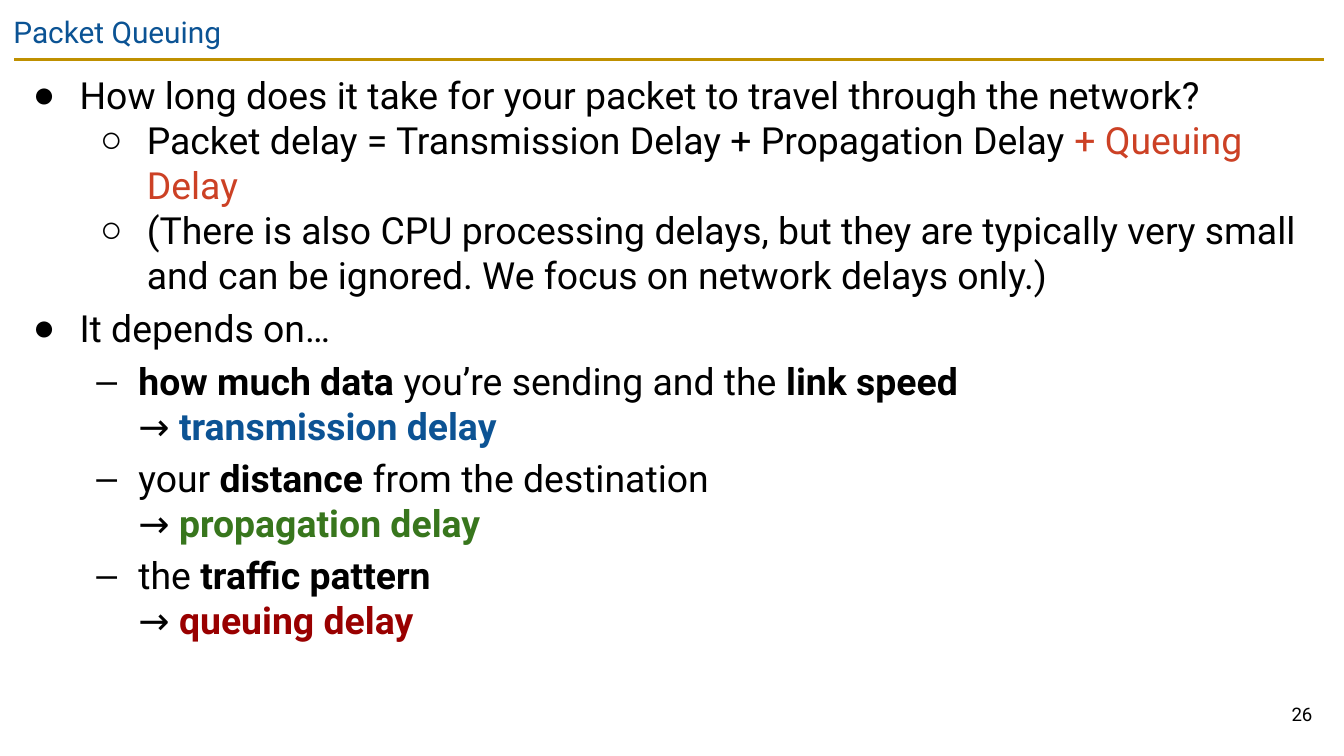
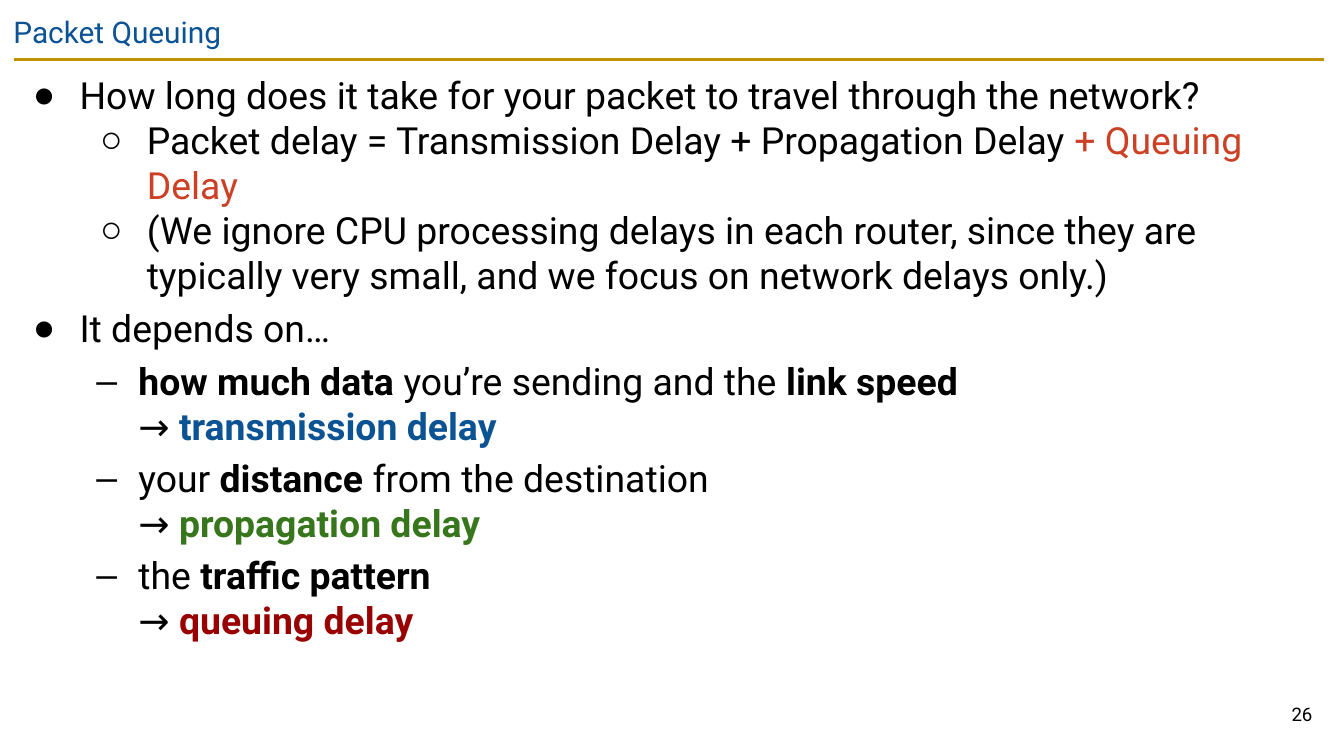
Before and after one commit to guhofstra/CSC175Sp26, a slide deck: slide 26 of PPTs/Lecture 3 - Links.pptx. Drawn at 1344x756 pixels with LibreOffice and Linux fonts; fonts in the diff are those of the drawing. Boxes give left, top, right and bottom in pixels: in the first picture for what was removed or moved away, otherwise in the second. Text is boxed around its words. In the diff, an @@ line names an element or a change of style, - is before the commit and + after.

```diff
--- a/PPTs/Lecture 3 - Links.pptx
+++ b/PPTs/Lecture 3 - Links.pptx
@@ text at (147, 214, 1196, 298): text changed @@
-  ○ (There is also CPU processing delays, but they are typically very small and can be ignored. We focus on network delays only.)
+  ○ (We ignore CPU processing delays in each router, since they are typically very small, and we focus on network delays only.)
```
Also in this commit, not shown: 2 other slides changed, 3 other files.
